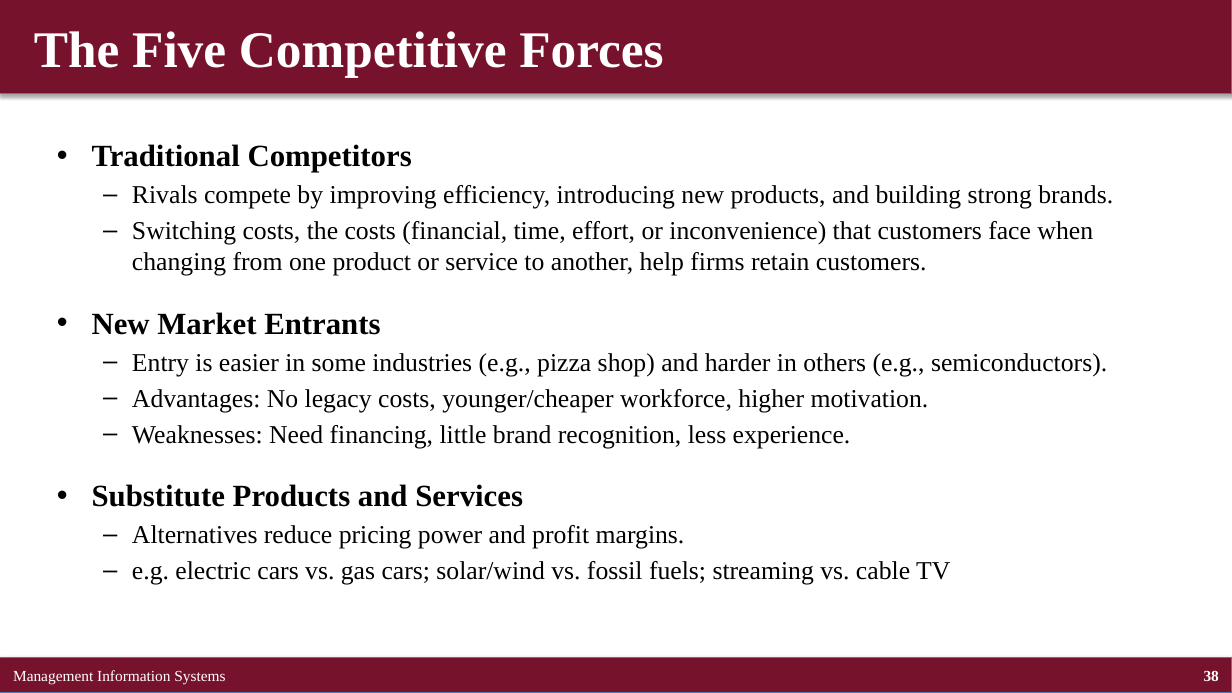
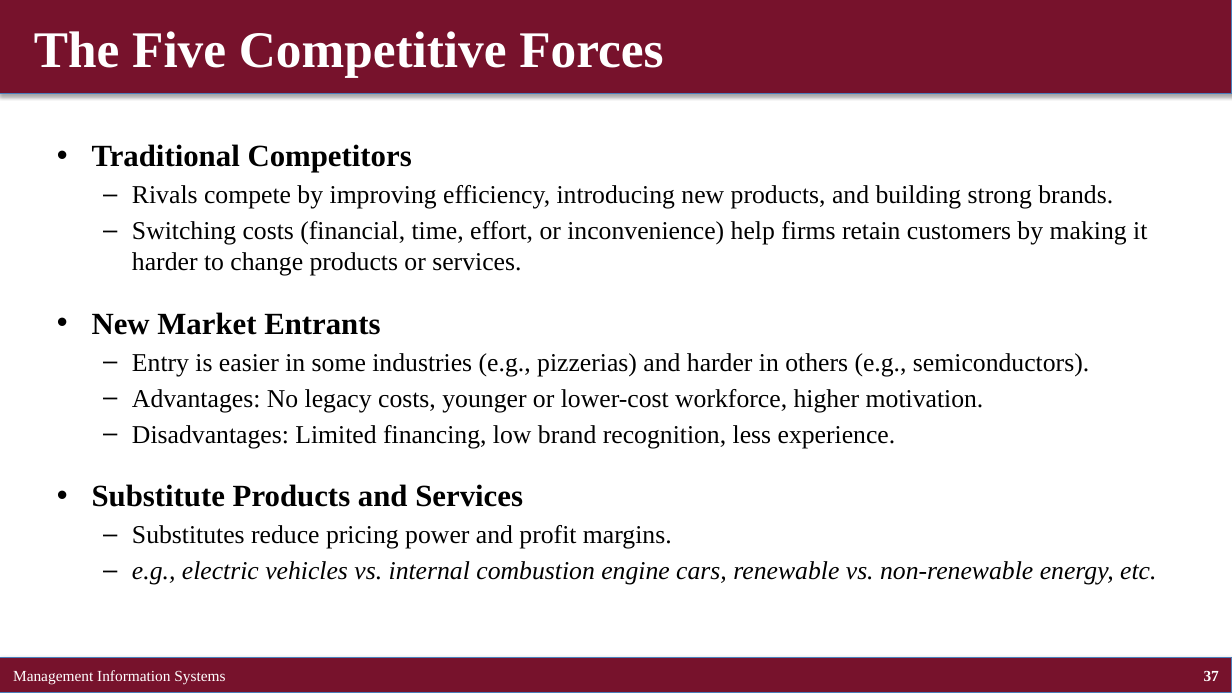
Before and after one commit to brianhwpark/brianhwpark.github.io, a slide deck: slide 37 of files/teaching-resources/concordiacollege-busn-315/busn-315-lecture-note/busn315-ch03.pptx (slide 38 before the commit). Drawn at 1232x693 pixels with LibreOffice and Linux fonts; fonts in the diff are those of the drawing. Boxes give left, top, right and bottom in pixels: in the first picture for what was removed or moved away, otherwise in the second. Text is boxed around its words. In the diff, an @@ line names an element or a change of style, - is before the commit and + after.

```diff
--- a/files/teaching-resources/concordiacollege-busn-315/busn-315-lecture-note/busn315-ch03.pptx
+++ b/files/teaching-resources/concordiacollege-busn-315/busn-315-lecture-note/busn315-ch03.pptx
@@ text at (x1=132, y1=221, x2=1147, y2=276): text changed @@
-  – Switching costs, the costs (financial, time, effort, or inconvenience) that customers face when changing from one product or service to another, help firms retain customers.
+  – Switching costs (financial, time, effort, or inconvenience) help firms retain customers by making it harder to change products or services.
@@ text at (x1=132, y1=353, x2=1089, y2=448): text changed @@
-  – Entry is easier in some industries (e.g., pizza shop) and harder in others (e.g., semiconductors).
-  – Advantages: No legacy costs, younger/cheaper workforce, higher motivation.
-  – Weaknesses: Need financing, little brand recognition, less experience.
+  – Entry is easier in some industries (e.g., pizzerias) and harder in others (e.g., semiconductors).
+  – Advantages: No legacy costs, younger or lower-cost workforce, higher motivation.
+  – Disadvantages: Limited financing, low brand recognition, less experience.
@@ text at (x1=132, y1=525, x2=1156, y2=585): text changed; italic on @@
-  – Alternatives reduce pricing power and profit margins.
-  – e.g. electric cars vs. gas cars; solar/wind vs. fossil fuels; streaming vs. cable TV
+  – Substitutes reduce pricing power and profit margins.
+  – e.g., electric vehicles vs. internal combustion engine cars, renewable vs. non-renewable energy, etc.
@@ page number at (x1=1204, y1=671, x2=1219, y2=681): text changed @@
-38
+37
```
Also in this commit, not shown: 46 other slides changed, 5 slides added, 5 slides removed, 8 other files.
